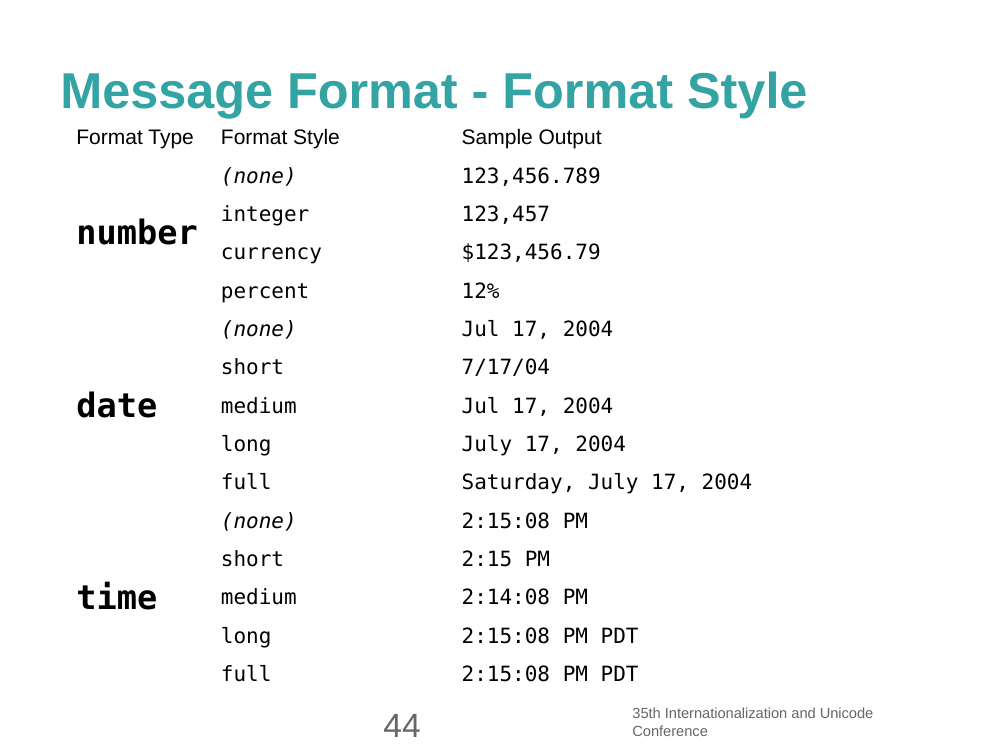
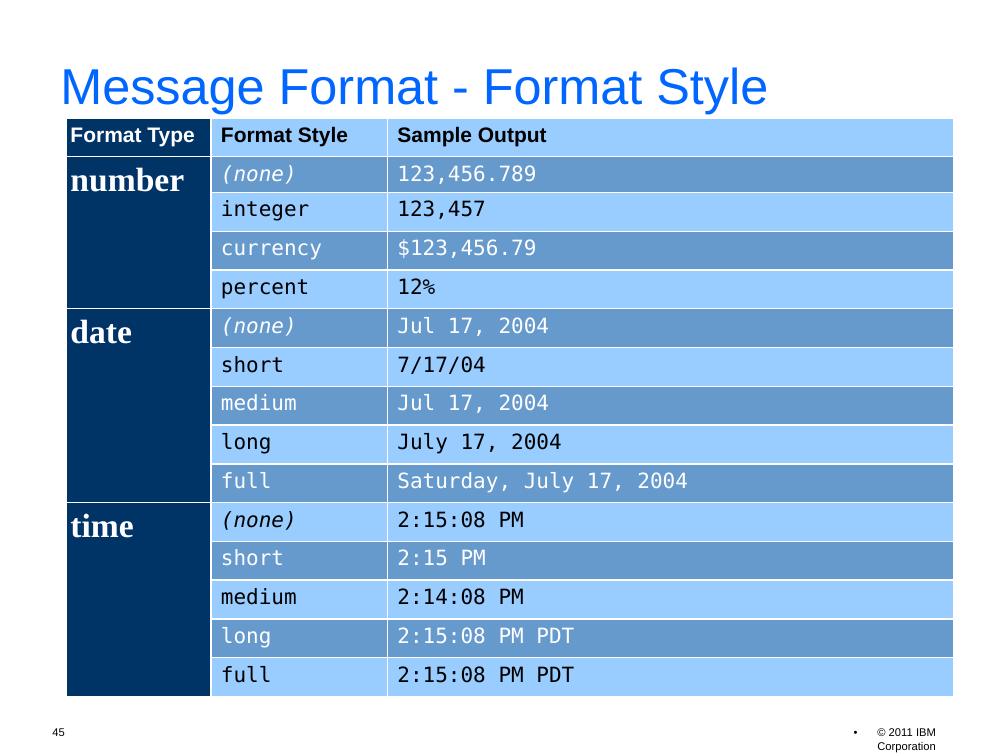
Before and after one commit to unicode-org/icu-docs, a slide deck: slide 45 of docs/pres/icu_workshop.odp (slide 44 before the commit). Drawn at 1008x756 pixels with LibreOffice and Linux fonts; fonts in the diff are those of the drawing; background and template pictures are left out. Boxes give left, top, right and bottom in pixels: in the first picture for what was removed or moved away, otherwise in the second. Text is boxed around its words. In the diff, an @@ line names an element or a change of style, - is before the commit and + after.

```diff
--- a/docs/pres/icu_workshop.odp
+++ b/docs/pres/icu_workshop.odp
@@ title "Message Format - Format Style" at (60, 67, 768, 114): text colour #33A3A3 to #0066FF, bold off; line spacing 1 to 0.9 @@
@@ table at (67, 118, 954, 697) @@
@@ fill none to #003366 in 4 cells @@
@@ fill none to #99CCFF in 16 cells @@
@@ fill none to #6699CC in 14 cells @@
@@ text colour #000000 to #FFFFFF in "Format Type", "number", "(none)", "123,456.789" and 14 more places @@
@@ bold on in "Format Type", "Format Style", "Sample Output" @@
@@ font DejaVu Sans Mono to Times New Roman in "number", "date", "time" @@
@@ borders changed @@
@@ table: place and size @@
-table at (67, 118, 900, 694)
+table at (67, 118, 954, 697)
@@ page number removed at (383, 714, 420, 737) @@
-44
@@ text removed at (632, 707, 874, 736) @@
-35th Internationalization and Unicode Conference
@@ page number added at (52, 728, 64, 736), 8 pt, text #000000 @@
+45
@@ text added at (877, 728, 936, 752), 8 pt, text #000000 @@
+• © 2011 IBM Corporation
```
Also in this commit, not shown: 58 other slides changed, 3 slides added, 1 slide removed, 3 other files.
